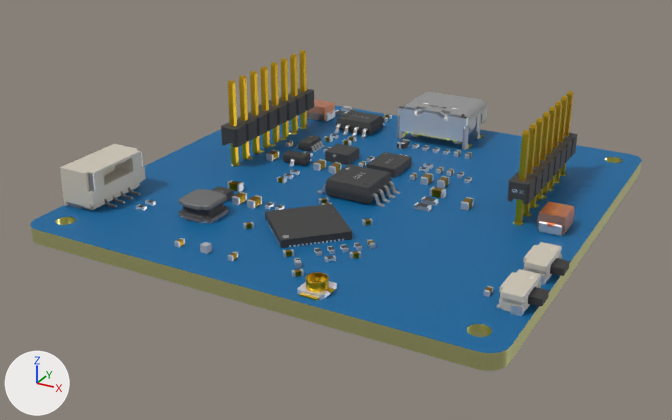
The glTF model assets/bottom.glb as it was, and as the next commit left it.
Before and after are seen from a 50 mm lens placed at (43.0, -83.8, 40.2), pointed at (-1.5, -2.9, -0.2). Lighting does not change. The marker at lower left points along +X, +Y and +Z. The picture after the commit comes second. Where no turn or scale is listed for an object, it has been applied to the vertices. Vertices at exactly the same position are counted once.
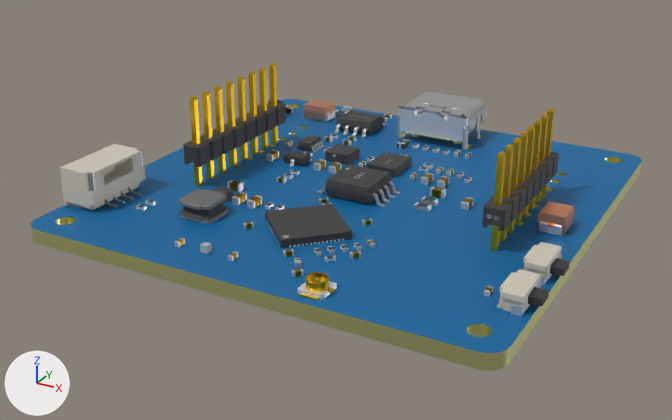
Commit message: bottom board: centre the two headers along z

Changed parts and their boxes [x1, y1, x2, y2] in the pictures (672 x 420 px; the box of a moved part takes in the faces that stretch with it):
'Mesh_1', reshaped (8% taller): before [297, 50, 577, 209]; after [267, 62, 559, 234]
'Mesh_2', reshaped (8% shorter): before [60, 54, 321, 211]; after [60, 67, 321, 211]
'Mesh_3', reshaped (15% shorter): before [174, 123, 575, 261]; after [174, 144, 575, 261]
part 1 of me_mesh_1, moved or reshaped: before [297, 50, 314, 128]; after [267, 62, 286, 144]
part 2 of me_mesh_1, moved or reshaped: before [530, 91, 577, 209]; after [507, 107, 559, 234]
part 3 of me_mesh_2, moved or reshaped: before [221, 54, 306, 166]; after [183, 67, 276, 186]
part 4 of me_mesh_3, added: after [482, 144, 520, 251]
part 5 of me_mesh_3, deleted: before [507, 123, 542, 224]

What the commit changed:
me_mesh_1 is used by ob_mesh_1; location (-24.99, 24.99, -4.2).
me_mesh_1 had 45996 vertices, 92012 faces and spanned x 2.9..44.1, y -22.3..-1.0, z 3.7..15.9.
me_mesh_1 now has 45996 vertices, 92012 faces and spans x 2.9..44.1, y -29.3..-1.0, z 3.7..15.9.
me_mesh_1 part 1: the loose piece of 559 vertices spanning x 7.9..10.1, y -11.3..-9.1, z 5.8..15.9 is moved by (0.0, -7.0, 0.0).
me_mesh_1 part 2: the loose piece of 248 vertices spanning x 41.9..44.1, y -22.3..-9.4, z 5.8..15.5 is moved by (0.0, -7.0, 0.0).
me_mesh_2 has 19570 vertices, 39017 faces and spans x 0.3..17.0, y -44.4..-6.8, z 0.0..15.9.
me_mesh_2 is used by ob_mesh_2; location (-24.99, 24.99, -4.2).
me_mesh_2 part 3: the loose piece of 288 vertices spanning x 7.9..10.1, y -26.9..-11.3, z 5.8..15.9 is moved by (0.0, -7.0, 0.0).
me_mesh_3 is used by ob_mesh_3; location (-24.99, 24.99, -4.2).
me_mesh_3 had 55998 vertices, 114010 faces and spanned x 12.2..47.9, y -46.4..-21.2, z 3.4..15.5.
me_mesh_3 now has 56509 vertices, 115032 faces and spans x 12.2..47.9, y -46.4..-21.2, z 3.4..15.5.
me_mesh_3 part 4: a new loose piece of 1110 vertices spanning x 41.9..44.1, y -33.6..-29.3, z 5.8..15.5.
me_mesh_3 part 5: the loose piece of 599 vertices spanning x 41.9..44.1, y -26.6..-22.3, z 5.8..15.5 is deleted.
